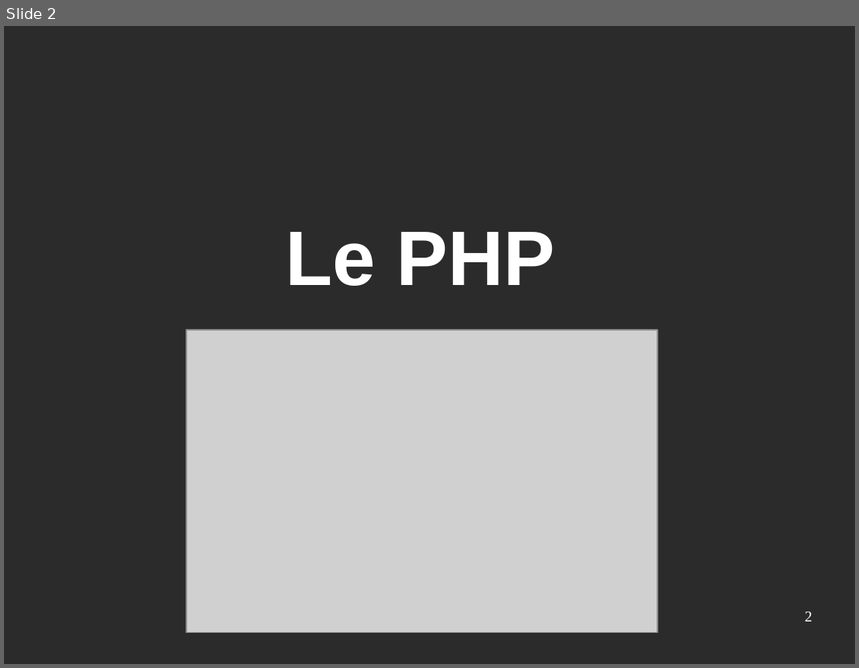
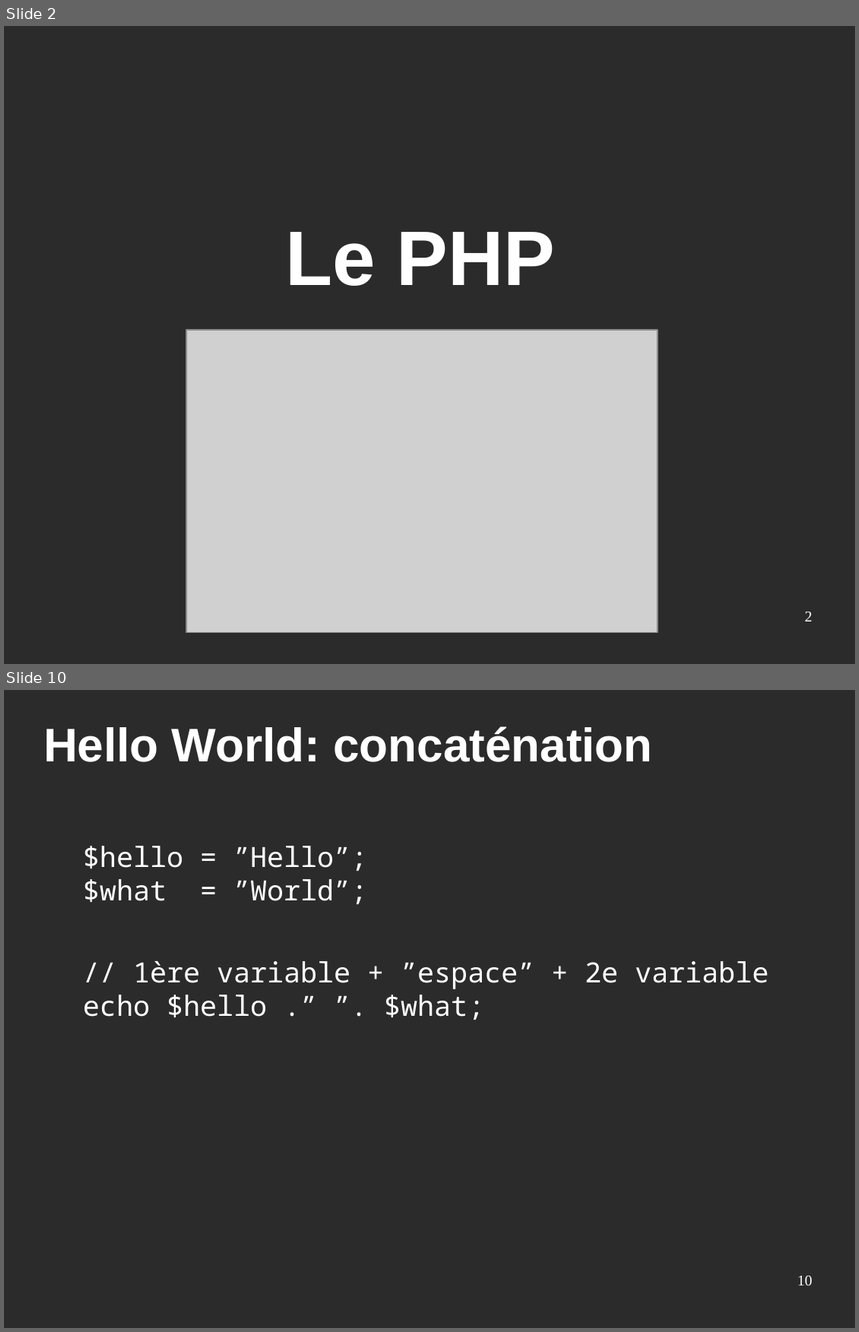
Before and after one commit to Eirbware/Formation, a slide deck: presentations/php.odp. Shown one above the other, each under a label of ours: slide 2 before the commit, slides 2 and 10 after it; the slides between them are not shown. The pictures are 859x668 and 859x1332 pixels, drawn with LibreOffice and Linux fonts; fonts in the diff are those of the drawing; grey boxes stand for pictures; background and template pictures are left out; a plain dark background stands for a picture behind light text. Boxes give left, top, right and bottom in pixels: in the first picture for what was removed or moved away, otherwise in the second. Text is boxed around its words. In the diff, an @@ line names an element or a change of style, - is before the commit and + after.

```diff
--- a/presentations/php.odp
+++ b/presentations/php.odp
@@ slide 10 added at [4,690,855,1328], background picture (left out) @@
@@ title added at [44,726,652,762], 44 pt, text #FFFFFF, bold @@
+Hello World: concaténation
@@ text added at [83,846,769,1020], 26 pt, text #FFFFFF @@
+$hello = ”Hello”;
+$what = ”World”;
+// 1ère variable + ”espace” + 2e variable
+echo $hello .” ”. $what;
@@ page number added at [797,1276,813,1286], 14 pt, text #FFFFFF @@
+10
```
Also in this commit, not shown: 11 other slides added.
